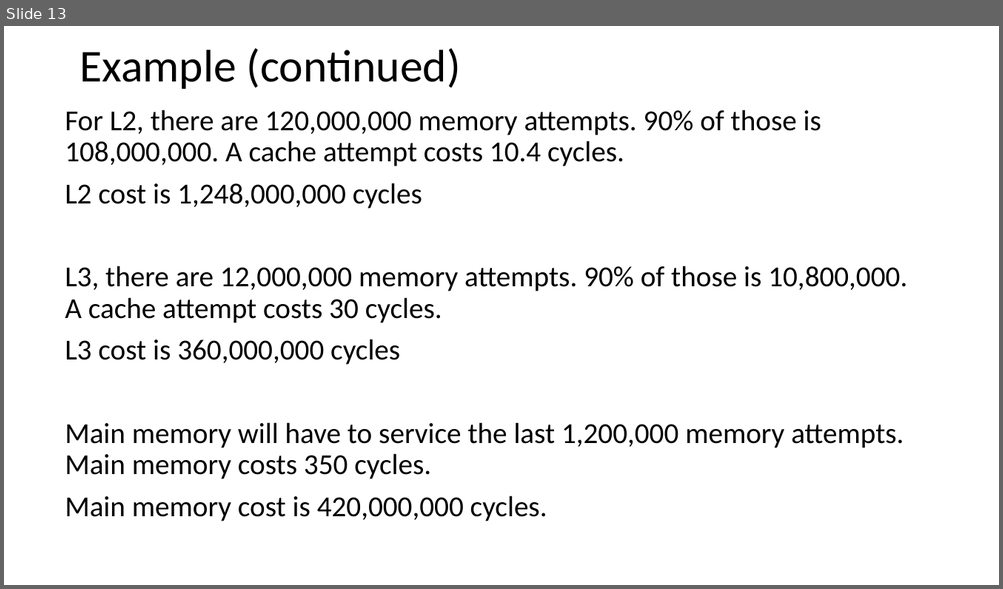
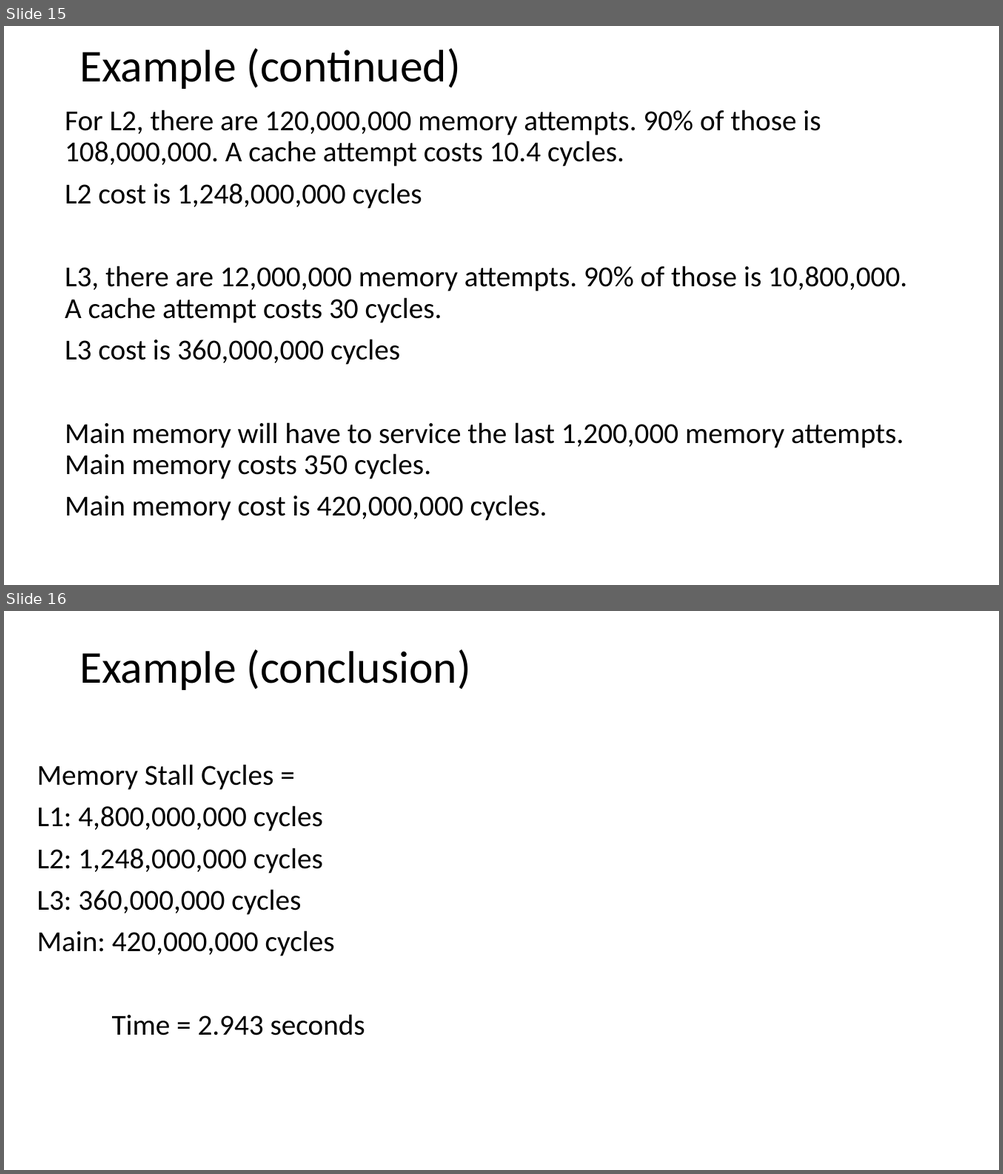
Before and after one commit to mendelsshop/icsi404, a slide deck: Slides/404 - 4 - Caches.pptx. Shown one above the other, each under a label of ours: slide 13 before the commit, slides 15 and 16 after it. The pictures are 1003x589 and 1003x1174 pixels, drawn with LibreOffice and Linux fonts; fonts in the diff are those of the drawing. Boxes give left, top, right and bottom in pixels: in the first picture for what was removed or moved away, otherwise in the second. Text is boxed around its words. In the diff, an @@ line names an element or a change of style, - is before the commit and + after.

```diff
--- a/Slides/404 - 4 - Caches.pptx
+++ b/Slides/404 - 4 - Caches.pptx
@@ slide 16 added at (x1=4, y1=611, x2=999, y2=1170), background #FFFFFF @@
@@ title added at (x1=79, y1=649, x2=471, y2=690), 44 pt, text #000000 @@
+Example (conclusion)
@@ text added at (x1=37, y1=764, x2=365, y2=1036), 28 pt, text #000000 @@
+Memory Stall Cycles =
+L1: 4,800,000,000 cycles
+L2: 1,248,000,000 cycles
+L3: 360,000,000 cycles
+Main: 420,000,000 cycles
+Time = 2.943 seconds
@@ what was slide 13 is now slide 15 @@
```
Also in this commit, not shown: 12 slides changed, 2 other slides added, 1 slide removed, 3 other files.
